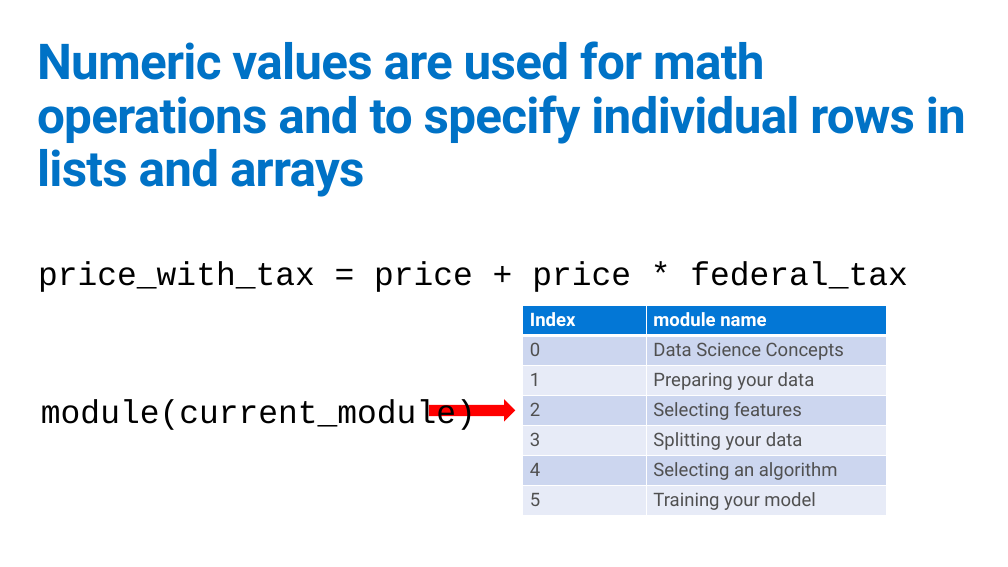
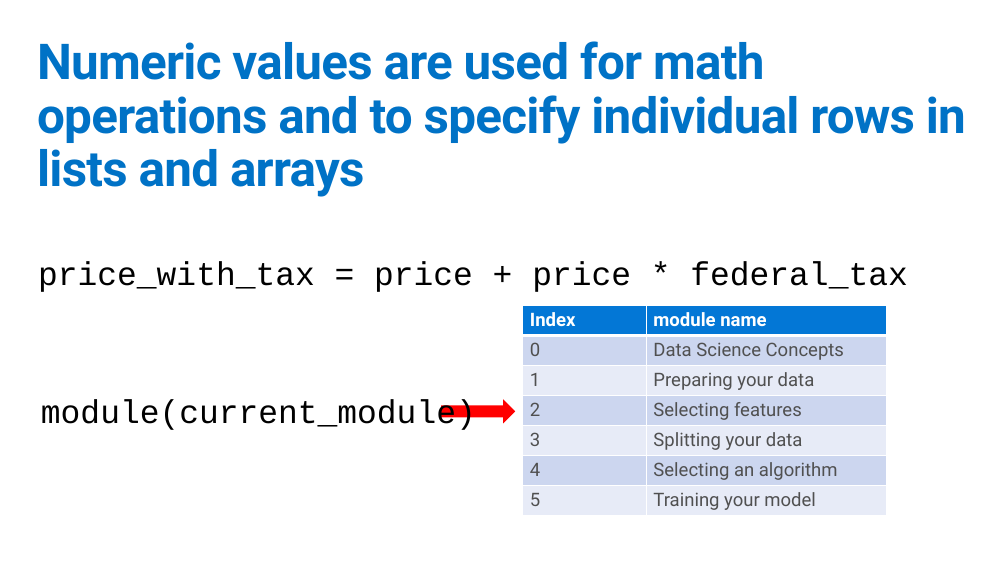
Before and after one commit to GeekTrainer/python-getting-started, a slide deck: slide 9 of Slides/5 - NumericVariables.pptx. Drawn at 1008x567 pixels with LibreOffice and Linux fonts; fonts in the diff are those of the drawing. Boxes give left, top, right and bottom in pixels: in the first picture for what was removed or moved away, otherwise in the second. Text is boxed around its words. In the diff, an @@ line names an element or a change of style, - is before the commit and + after.

```diff
--- a/Slides/5 - NumericVariables.pptx
+++ b/Slides/5 - NumericVariables.pptx
@@ right arrow resized from (x1=429, y1=399, x2=516, y2=422) to (x1=441, y1=399, x2=515, y2=424) @@
```
Also in this commit, not shown: 2 other files.
